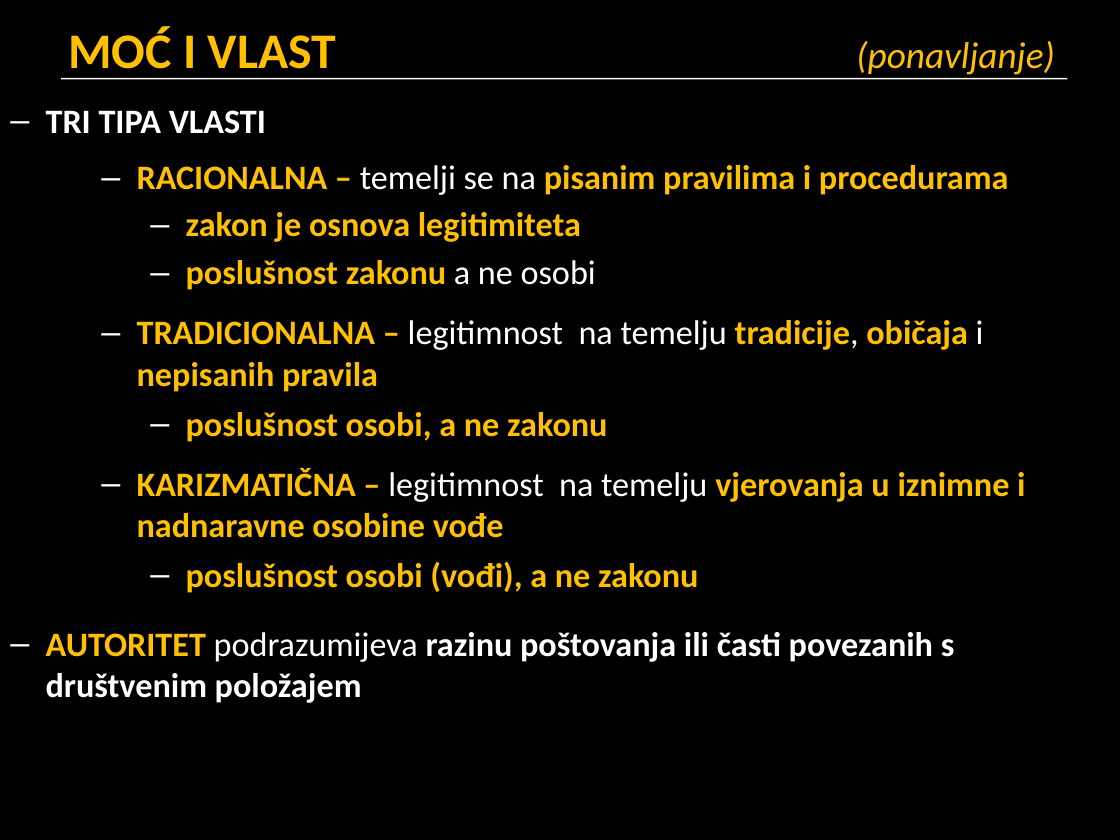
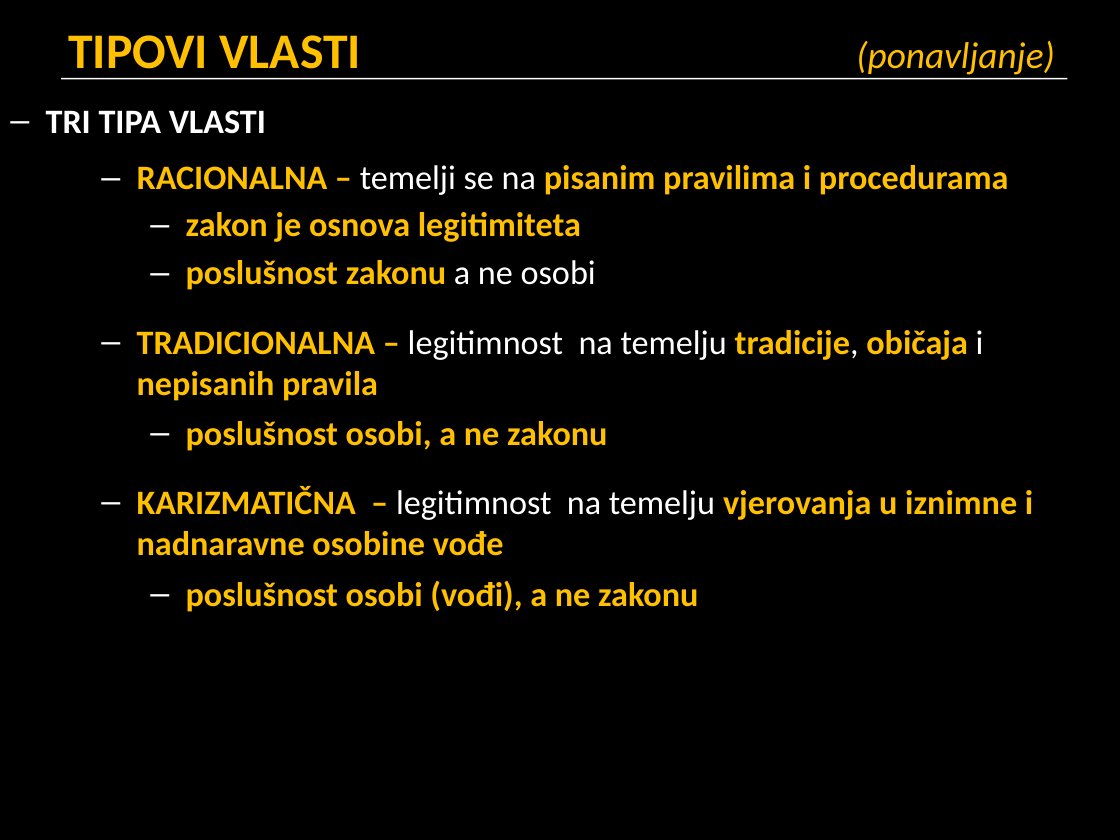
Before and after one commit to cornx/print, a slide deck: slide 16 of data/prezentacije/politika/001_pojam_politike.pptx. Drawn at 1120x840 pixels with LibreOffice and Linux fonts; fonts in the diff are those of the drawing. Boxes give left, top, right and bottom in pixels: in the first picture for what was removed or moved away, otherwise in the second. Text is boxed around its words. In the diff, an @@ line names an element or a change of style, - is before the commit and + after.

```diff
--- a/data/prezentacije/politika/001_pojam_politike.pptx
+++ b/data/prezentacije/politika/001_pojam_politike.pptx
@@ text at [68, 35, 1055, 80]: text changed @@
-MOĆ I VLAST (ponavljanje)
+TIPOVI VLASTI (ponavljanje)
@@ text at [137, 330, 1033, 556]: more space between paragraphs @@
@@ text at [46, 632, 955, 703]: paragraph removed @@
-– AUTORITET podrazumijeva razinu poštovanja ili časti povezanih s društvenim položajem
```
Also in this commit, not shown: 10 other slides changed, 1 slide added, 1 other file.
